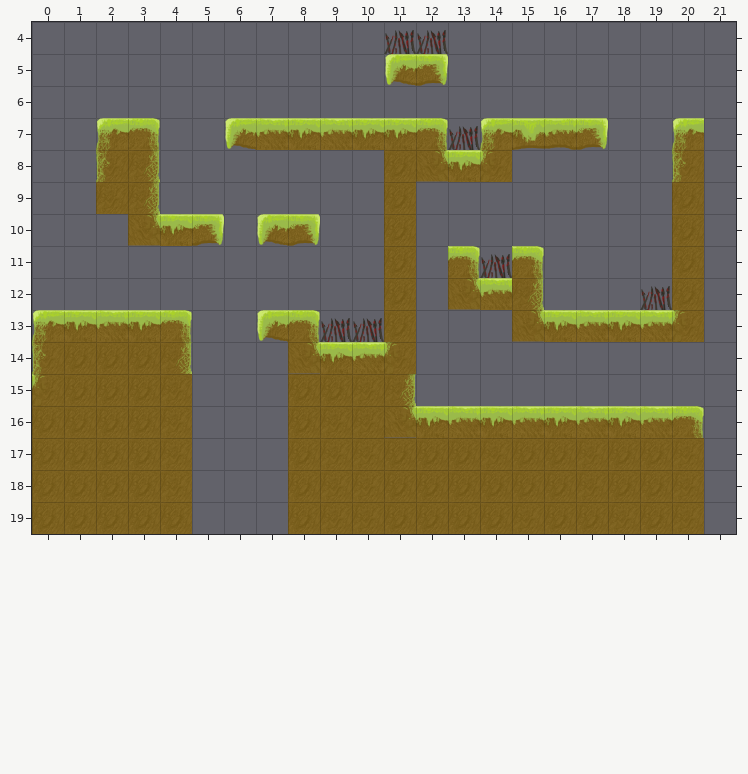
A Tiled map gets an edit: android/assets/level5.tmx. Above: the version before the commit.
Cells are 60x60 px. Shown: x 0..21, y 4..19. The old version is drawn lined up with the new one.
Once edited:
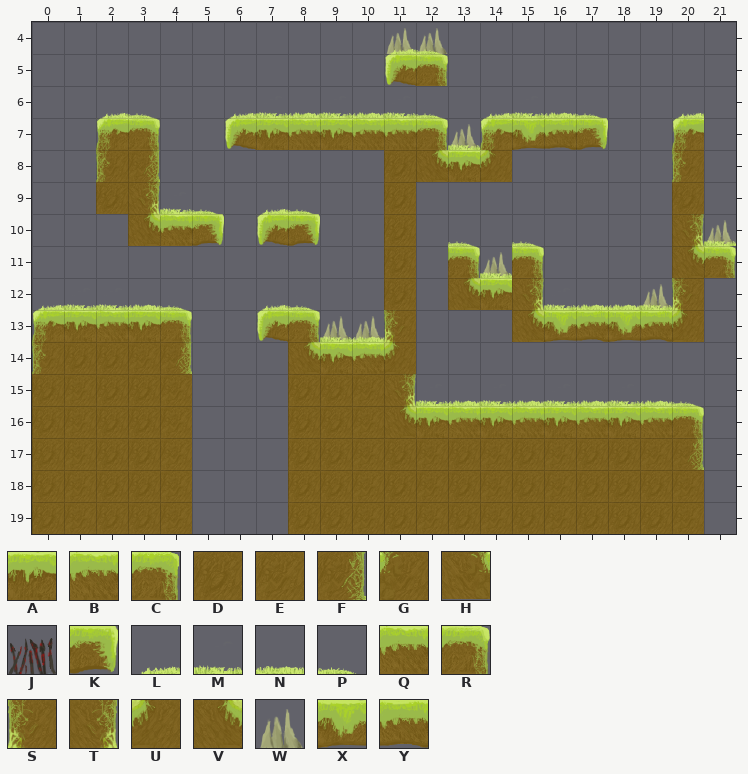
Key: from "TileSet": A 3, B 4, C 5, D 10, E 11, F 12, G 16, H 19, J 36, K 45; from "Tiles": L 2, M 3, N 4, P 5, Q 11, R 12, S 23, T 24, U 30, V 31, W 36, X 43, Y 44.
_ is an empty cell.
Tiles replaced or removed in this view: A, B, C, D, E, F, G, H, J, K.
Tiles of an added or newly shown layer are drawn over the layers below it.
Changes in this commit:
Changed rows in their new state; . is an unchanged cell.
map size 21x20 -> 60x20 cells
Layer "Block":
first column x 0:
 4 ...........WW.........
 5 ............R.........
 7 ...R...AQAQQRW........
 8 ............V.U.......
 9 ...T..................
10 ...VQ...............TW
11 .............RWR....VR
12 .............VAT...WS.
13 ....R...RWWS...VXYXYU.
14 ........V..U..........
15 D..........T..........
16 ...........V........R.
17 ....................F.
Layer "grass" (added):
first column x 0:
 4 ...........LP.........
 6 ..LP..LMNMNMP.LMNP..L.
 7 .............M........
 9 ....MP.LP.............
10 .............P.P.....M
11 ..............M.......
12 LMMNP..LP.......MNNM..
13 .........MN...........
15 ............MNMNMNMNP.
